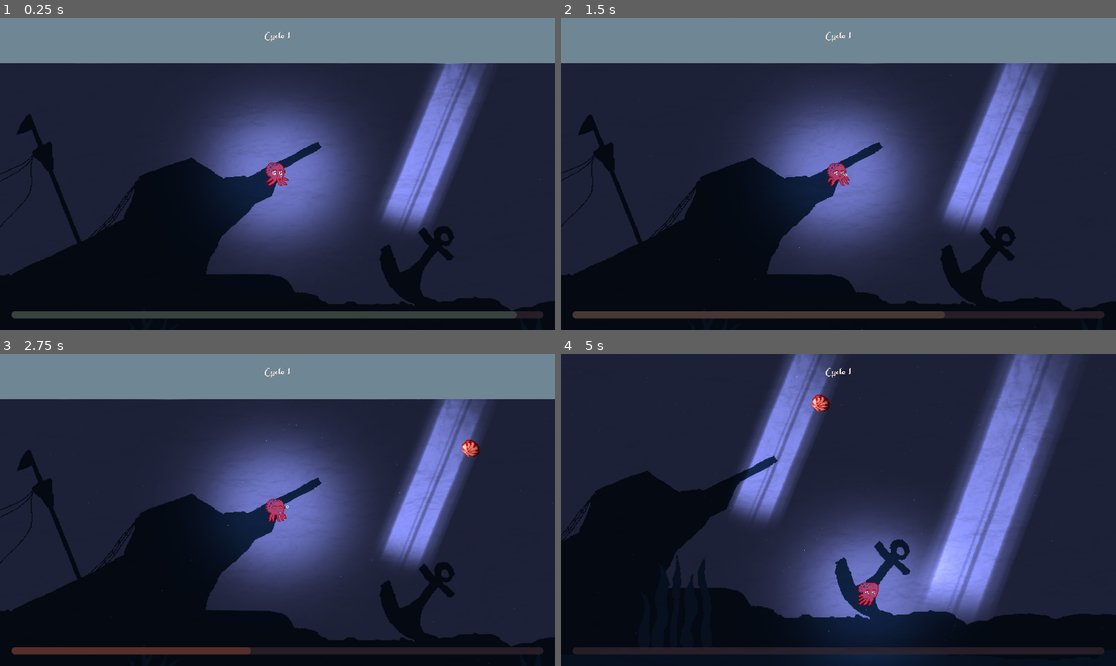
Above: before the commit, frames 1-4 (two rows, left to right).
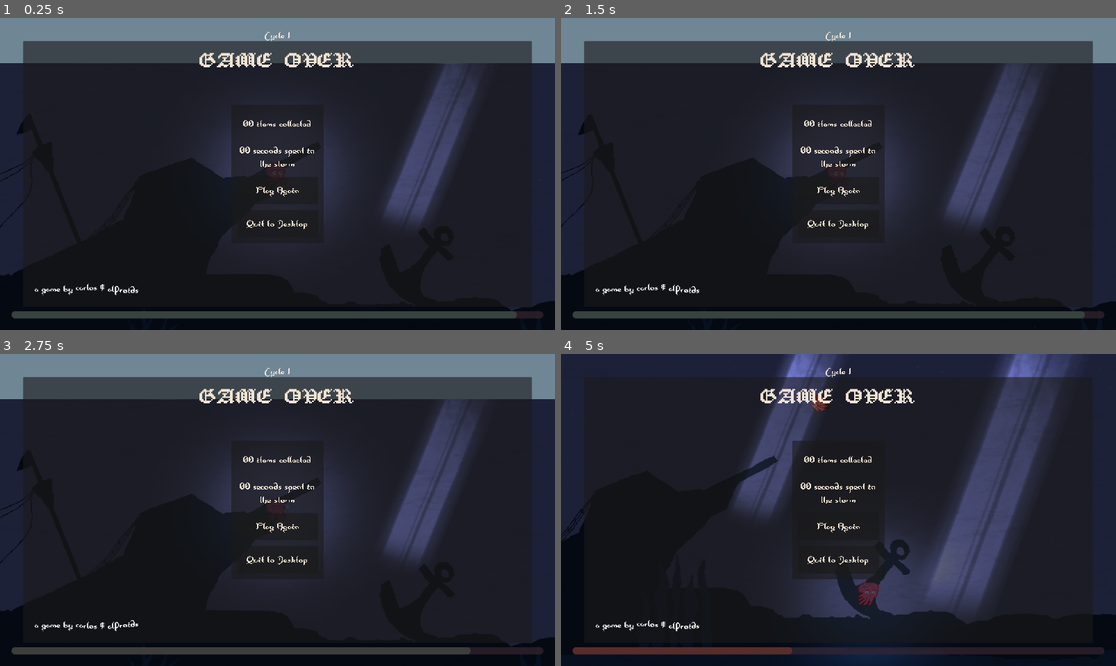
Above: after the commit, the same moments.

Repository: alfroids/tidal-storm
Game: Godot game, scene res://scenes/levels/main.tscn
Same seed, same stepped clock (60 frames per second), same inputs: the game is played once before the commit and once after it.
Inputs (mouse positions are in pixels of both pictures, inside the frame that each line leads up to):
- Up to frame 1 (0.25 s): no input
- Up to frame 2 (1.5 s): click (838, 189) at 0.5 s, where only the run after the commit has a clickable "Play Again"; click (838, 189) at 1.25 s, where only the run after the commit has a clickable "Play Again"
- Up to frame 3 (2.75 s): click (277, 525) at 2 s, where only the run after the commit has a clickable "Play Again"
- Up to frame 4 (5 s): hold D (move_right) 2.78-3.53 s; tap Space (dash) at 2.85, 3.6, 4.35 s; hold S (move_down) 3.53-4.28 s; hold D (move_right) from 4.28 s (still down)

The runs differ from the first frame. In frame 1, 29% of the frame differs, in the area x 4-96%, y 7-89%; in frame 2, 30%; in frame 3, 31%, in the area x 2-100%, y 7-100%; in frame 4, 30%.

Commit message:
Add credits to game over menu

Diff:
--- a/scenes/UI/game-over/game_over.gd
+++ b/scenes/UI/game-over/game_over.gd
@@ -6,7 +6,7 @@
 
 
 func _ready() -> void:
-	visible = false
+	#visible = false
 	SignalBus.player_was_hooked.connect(_on_player_was_hooked)
 
 
--- a/scenes/UI/game-over/game_over.tscn
+++ b/scenes/UI/game-over/game_over.tscn
@@ -127,5 +127,14 @@
 theme_override_font_sizes/font_size = 42
 text = "Quit to Desktop"
 
+[node name="Credits" type="RichTextLabel" parent="MarginContainer/Panel/MarginContainer"]
+layout_mode = 2
+size_flags_vertical = 8
+theme_override_fonts/normal_font = ExtResource("3_7kf4p")
+theme_override_font_sizes/normal_font_size = 42
+bbcode_enabled = true
+text = "a game by [wave amp=50.0 freq=5.0 connected=1]carlos & alfroids[/wave]"
+fit_content = true
+
 [connection signal="pressed" from="MarginContainer/Panel/MarginContainer/Panel/MarginContainer/VBoxContainer/PlayAgainButton" to="." method="_on_play_again_button_pressed"]
 [connection signal="pressed" from="MarginContainer/Panel/MarginContainer/Panel/MarginContainer/VBoxContainer/QuitButton" to="." method="_on_quit_button_pressed"]
